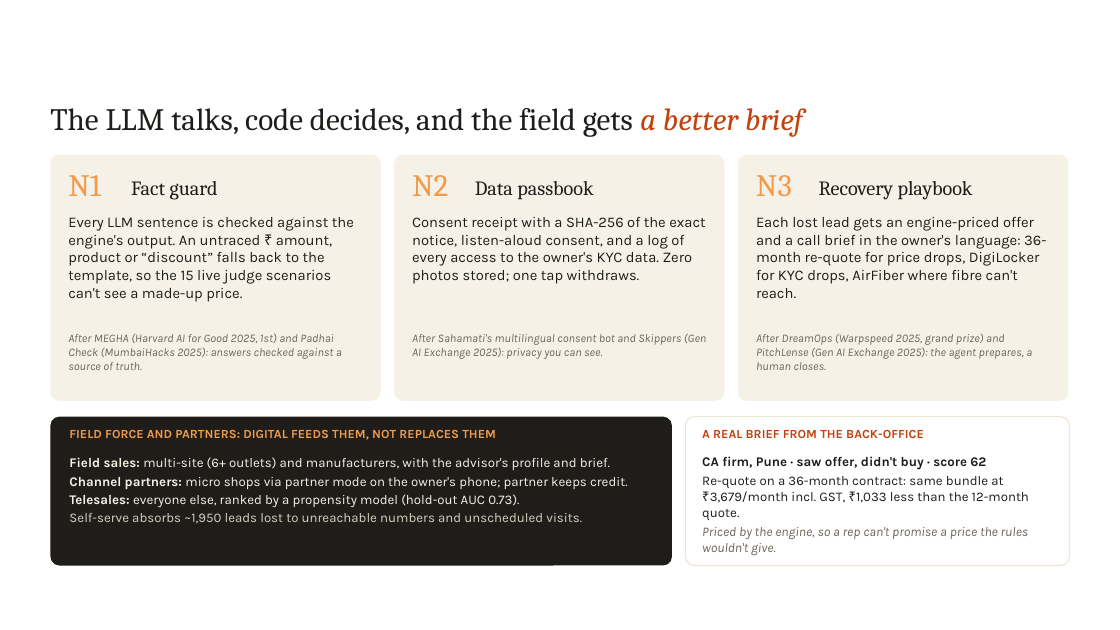
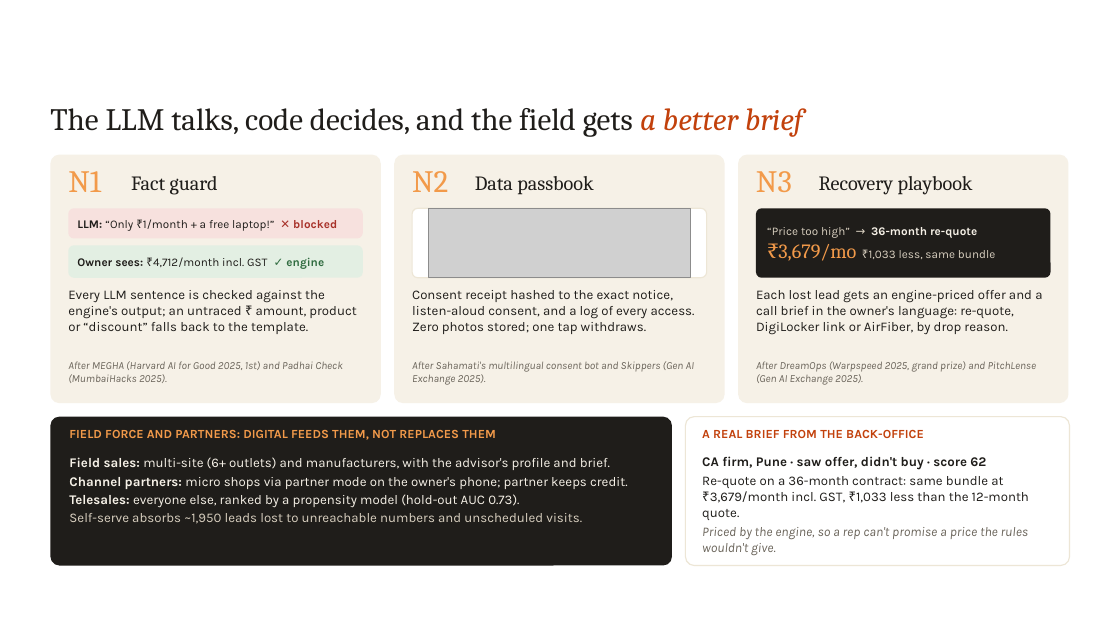
Before and after one commit to RheaSinghal/Airtel, a slide deck: slide 5 of Kernel_TIET.pptx. Drawn at 1120x630 pixels with LibreOffice and Linux fonts; fonts in the diff are those of the drawing; grey boxes stand for pictures; background and template pictures are left out. Boxes give left, top, right and bottom in pixels: in the first picture for what was removed or moved away, otherwise in the second. Text is boxed around its words. In the diff, an @@ line names an element or a change of style, - is before the commit and + after.

Commit message:
Deck: GitHub link card, visual feature cards, scalability strip

```diff
--- a/Kernel_TIET.pptx
+++ b/Kernel_TIET.pptx
@@ 6 texts: place and size @@
-6 texts at [68,175,973,200]
+6 texts at [68,171,973,195]
@@ rounded rectangle added at [68,208,363,239], fill #F7E1DE @@
@@ rounded rectangle added at [412,208,707,278], fill #FFFFFF, outline #EDE6D6 0.75 pt @@
@@ picture added at [429,208,691,278] @@
@@ rounded rectangle added at [756,208,1051,278], fill #1F1D1A @@
@@ text added at [77,219,337,231], 7.5 pt, text #1F1D1A @@
+LLM: “Only ₹1/month + a free laptop!” ✕ blocked
@@ text added at [767,227,995,261], 7.5 pt, text #D8CFBF @@
+“Price too high” → 36-month re-quote
+₹3,679/mo ₹1,033 less, same bundle
@@ rounded rectangle added at [68,245,363,278], fill #E3EFE3 @@
@@ text added at [77,257,324,269], 7.5 pt, text #1F1D1A @@
+Owner sees: ₹4,712/month incl. GST ✓ engine
@@ text at [68,290,356,334]: text changed; size 9.5 to 8.5 pt @@
-Every LLM sentence is checked against the engine's output. An untraced ₹ amount, product or “discount” falls back to the template, so the 15 live judge scenarios can't see a made-up price.
+Every LLM sentence is checked against the engine's output; an untraced ₹ amount, product or “discount” falls back to the template.
@@ text at [412,290,695,334]: text changed; size 9.5 to 8.5 pt @@
-Consent receipt with a SHA-256 of the exact notice, listen-aloud consent, and a log of every access to the owner's KYC data. Zero photos stored; one tap withdraws.
+Consent receipt hashed to the exact notice, listen-aloud consent, and a log of every access. Zero photos stored; one tap withdraws.
@@ text at [756,290,1042,335]: text changed; size 9.5 to 8.5 pt @@
-Each lost lead gets an engine-priced offer and a call brief in the owner's language: 36-month re-quote for price drops, DigiLocker for KYC drops, AirFiber where fibre can't reach.
+Each lost lead gets an engine-priced offer and a call brief in the owner's language: re-quote, DigiLocker link or AirFiber, by drop reason.
@@ text at [68,361,342,383]: text changed; size 7.5 to 7 pt @@
-After MEGHA (Harvard AI for Good 2025, 1st) and Padhai Check (MumbaiHacks 2025): answers checked against a source of truth.
+After MEGHA (Harvard AI for Good 2025, 1st) and Padhai Check (MumbaiHacks 2025).
@@ text at [412,361,694,385]: text changed; size 7.5 to 7 pt @@
-After Sahamati's multilingual consent bot and Skippers (Gen AI Exchange 2025): privacy you can see.
+After Sahamati's multilingual consent bot and Skippers (Gen AI Exchange 2025).
@@ text at [756,361,1037,385]: text changed; size 7.5 to 7 pt @@
-After DreamOps (Warpspeed 2025, grand prize) and PitchLense (Gen AI Exchange 2025): the agent prepares, a human closes.
+After DreamOps (Warpspeed 2025, grand prize) and PitchLense (Gen AI Exchange 2025).
```
Also in this commit, not shown: 2 other slides changed, 3 other files.
